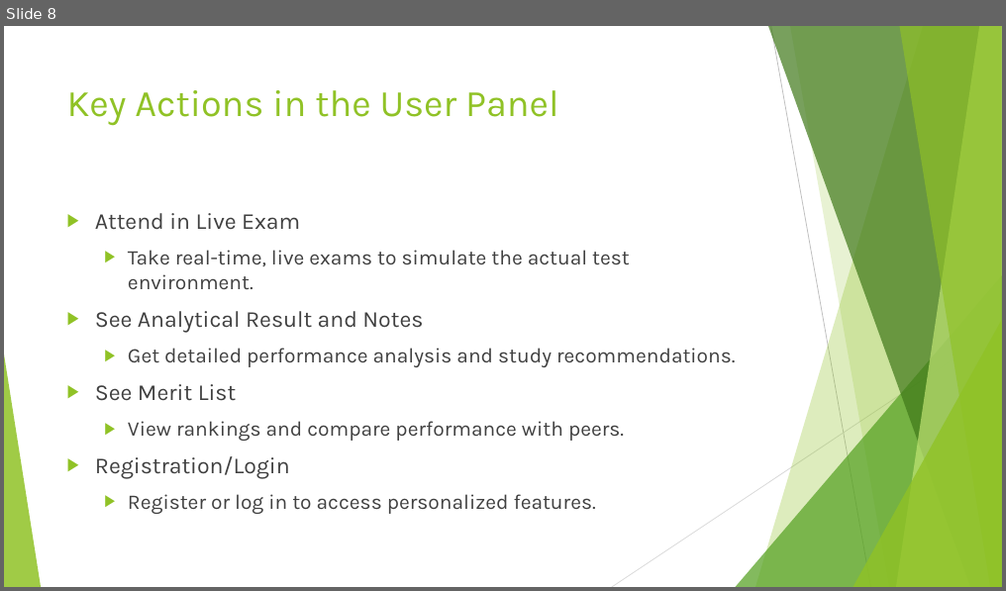
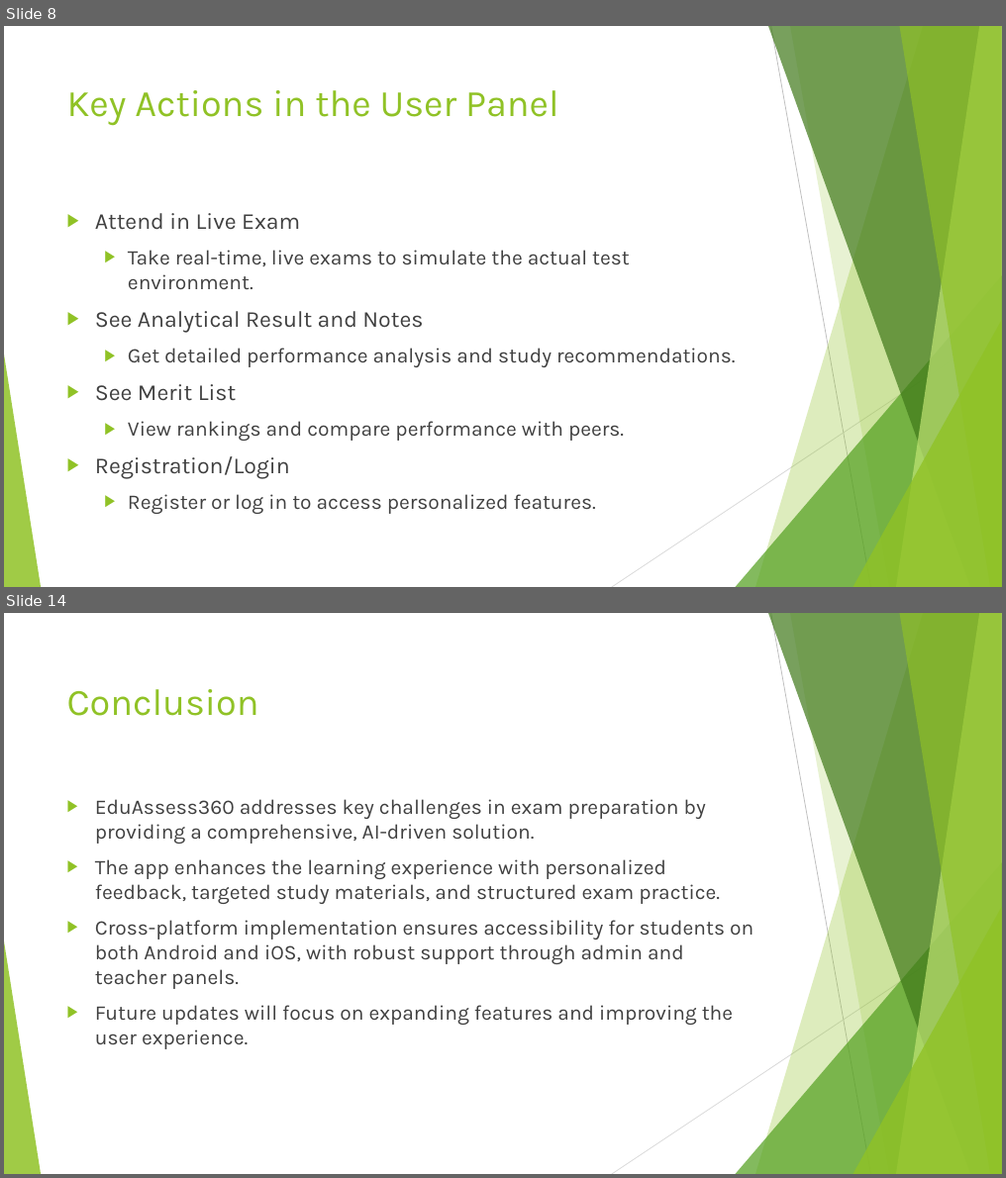
Before and after one commit to nahidulislamshakin/EduAssess360-Project-Plan-Presentation, a slide deck: Project Plan Presentation.pptx. Shown one above the other, each under a label of ours: slide 8 before the commit, slides 8 and 14 after it; the slides between them are not shown. The pictures are 1006x591 and 1006x1178 pixels, drawn with LibreOffice and Linux fonts; fonts in the diff are those of the drawing. Boxes give left, top, right and bottom in pixels: in the first picture for what was removed or moved away, otherwise in the second. Text is boxed around its words. In the diff, an @@ line names an element or a change of style, - is before the commit and + after.

Commit message:
Completed by adding conclusion

```diff
--- a/Project Plan Presentation.pptx
+++ b/Project Plan Presentation.pptx
@@ slide 14 added at [4,613,1002,1174], background #FFFFFF; not listed: 10 template elements that a slide beside it also shows @@
@@ title added at [67,689,259,716], 36 pt, text #90C226 @@
+Conclusion
@@ text added at [95,799,753,1050], 20 pt, text #404040 @@
+▶ EduAssess360 addresses key challenges in exam preparation by providing a comprehensive, AI-driven solution.
+▶ The app enhances the learning experience with personalized feedback, targeted study materials, and structured exam practice.
+▶ Cross-platform implementation ensures accessibility for students on both Android and iOS, with robust support through admin and teacher panels.
+▶ Future updates will focus on expanding features and improving the user experience.
```
Also in this commit, not shown: 1 slide changed, 4 other slides added.
